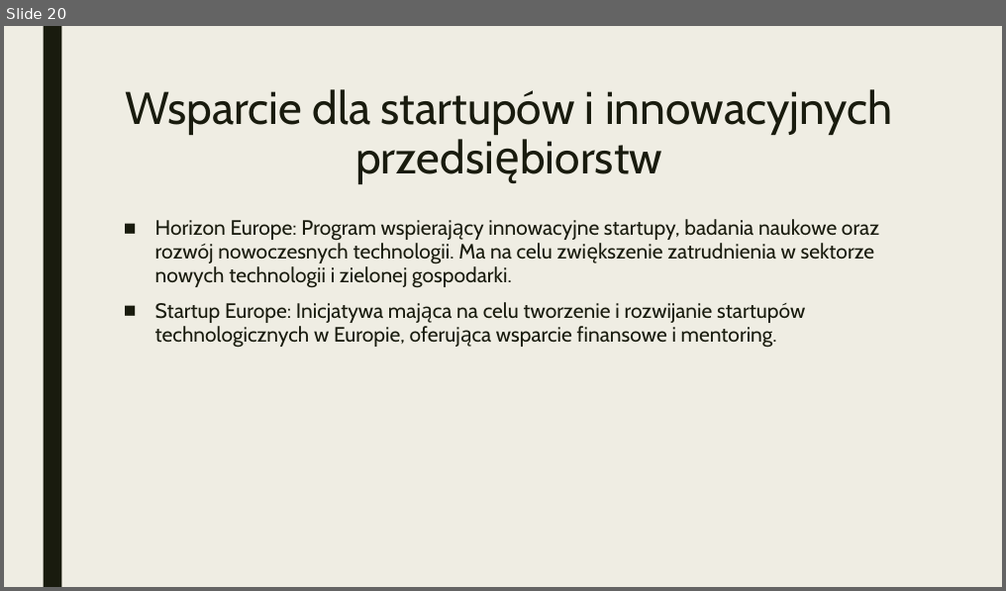
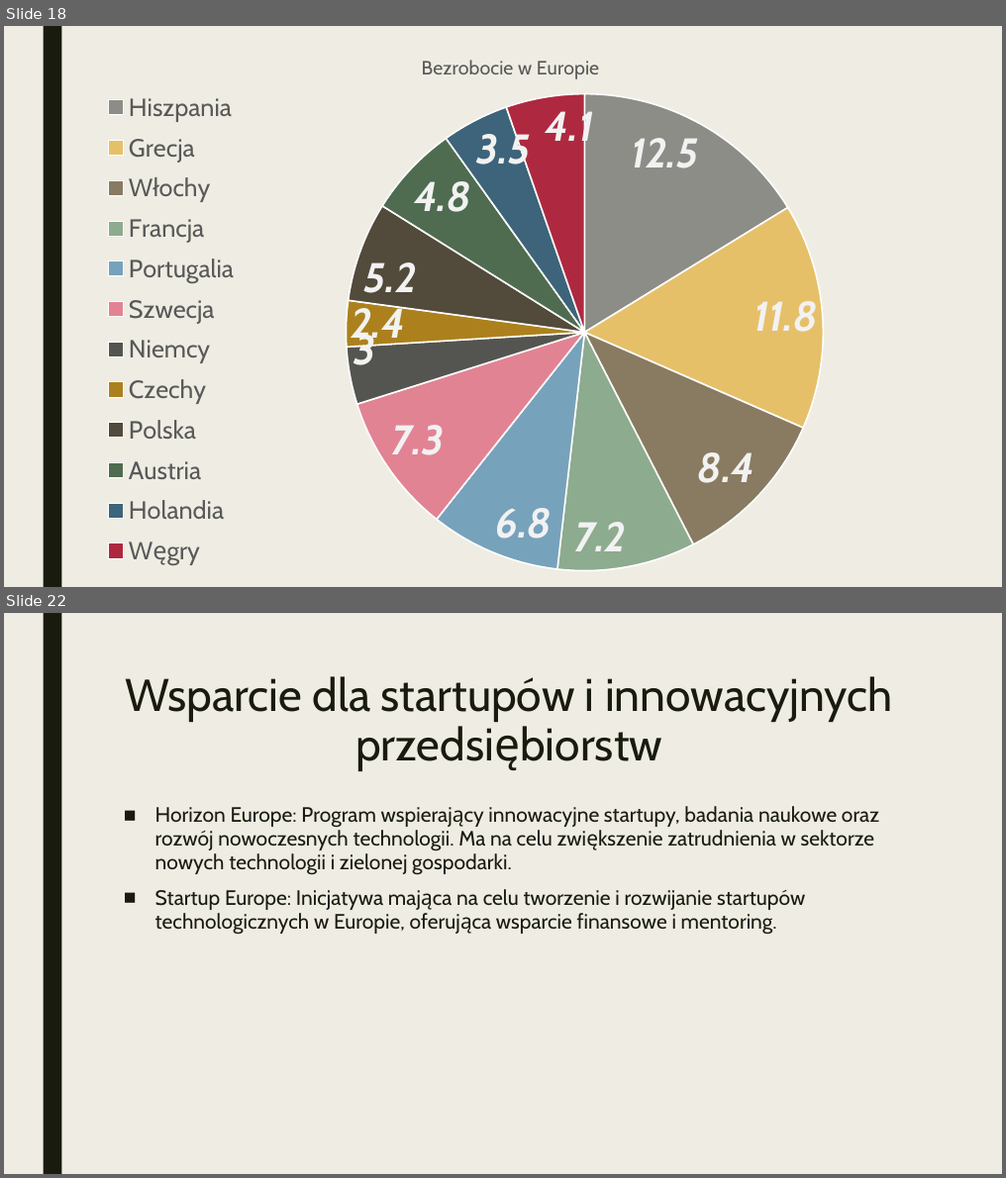
Before and after one commit to mareksigmund/trash, a slide deck: Sytuacja na rynku pracy w Polsce i stan.pptx. Shown one above the other, each under a label of ours: slide 20 before the commit, slides 18 and 22 after it; the slides between them are not shown. The pictures are 1006x591 and 1006x1178 pixels, drawn with LibreOffice and Linux fonts; fonts in the diff are those of the drawing. Boxes give left, top, right and bottom in pixels: in the first picture for what was removed or moved away, otherwise in the second. Text is boxed around its words. In the diff, an @@ line names an element or a change of style, - is before the commit and + after.

```diff
--- a/Sytuacja na rynku pracy w Polsce i stan.pptx
+++ b/Sytuacja na rynku pracy w Polsce i stan.pptx
@@ slide 18 added at [4,26,1002,587], background #EFEDE3; not listed: 1 template element that a slide beside it also shows @@
@@ pie chart added at [67,38,954,581] @@
+title "Bezrobocie w Europie "
+categories: Hiszpania, Grecja, Włochy, Francja, Portugalia, Szwecja, Niemcy, Czechy, Polska, Austria, Holandia, Węgry
+Series 1: 12.5, 11.8, 8.4, 7.2, 6.8, 7.3, 3, 2.4, 5.2, 4.8, 3.5, 4.1
@@ what was slide 20 is now slide 22 @@
```
Also in this commit, not shown: 17 slides changed, 3 other slides added, 2 slides removed.
